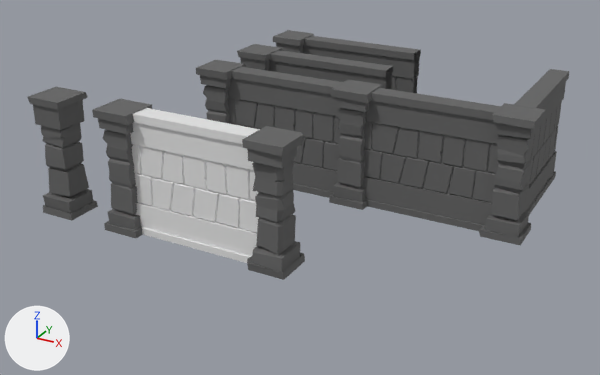
The Blender file 2nd section/Dungeon.blend: old version first, new version second.
Before and after are seen from a 50 mm lens placed at (12.25, -13.9, 8.94), pointed at (2.94, 3.03, 0.47). Lighting does not change. The marker at lower left points along +X, +Y and +Z. The picture after the commit comes second.

The first picture shows 'pillar 1', 'pillar 1.001', 'pillar 2', 'pillar 2.001', 'pillar 2.002', 'pillar 2.003', 'pillar 3', 'pillar 3.001', 'wall'.
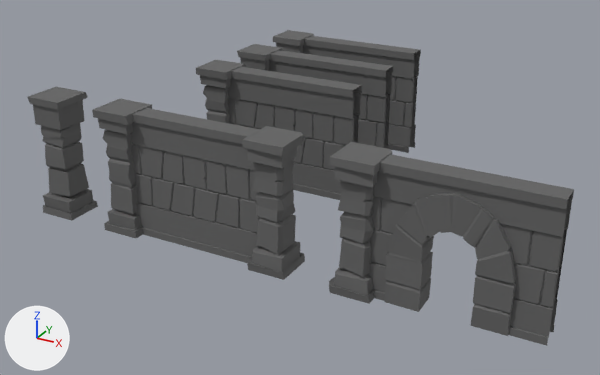
Commit message: made doorway

Scene script edits in JSON lines:
```json
{"block": "me_plane", "where": "me_plane.from_pydata(...)  # 320 vertices, 235 faces; spans x -2.0..2.0, y -1.73..1.27, z -0.37..0.37"}
{"op": "add", "block": "me_plane", "code": "me_plane.materials.append(mat_gray)  # dark grey #636363"}
{"op": "add", "block": "me_plane_006", "code": ["me_plane_006 = bpy.data.meshes.new('Plane.006')", "me_plane_006.from_pydata(...)  # 631 vertices, 501 faces; spans x -0.51..4.0, y -0.5..0.49, z -1.53..1.5", "me_plane_006.materials.append(mat_gray)  # dark grey #636363"]}
{"op": "remove", "block": "ob_pillar_2_002", "code": ["ob_pillar_2_002 = bpy.data.objects.new('pillar 2.002', me_cube_005)", "ob_pillar_2_002.location = (4.0, 4.0, 1.5)"]}
{"op": "remove", "block": "ob_pillar_2_003", "code": ["ob_pillar_2_003 = bpy.data.objects.new('pillar 2.003', me_cube_006)", "ob_pillar_2_003.location = (8.0, 4.0, 1.5)", "ob_pillar_2_003.rotation_euler = (0.0, 0.0, 1.571)  # degrees (0, 0, 90)"]}
{"op": "add", "block": "ob_doorway_002", "code": ["ob_doorway_002 = bpy.data.objects.new('doorway.002', me_plane_006)", "ob_doorway_002.location = (6.0, 0.0, 1.51)"]}
```

Changed parts and their boxes [x1, y1, x2, y2] in the pictures (600 x 375 px):
```json
{"object": "doorway.002", "change": "added", "after": [329, 142, 574, 346]}
{"object": "pillar 2.002", "change": "deleted", "before": [329, 80, 501, 231]}
{"object": "wall", "change": "recoloured", "before": [130, 108, 260, 263], "after": [130, 108, 260, 263], "on screen": "white to dark grey"}
{"object": "pillar 2.003", "change": "deleted", "before": [479, 69, 569, 245]}
```
